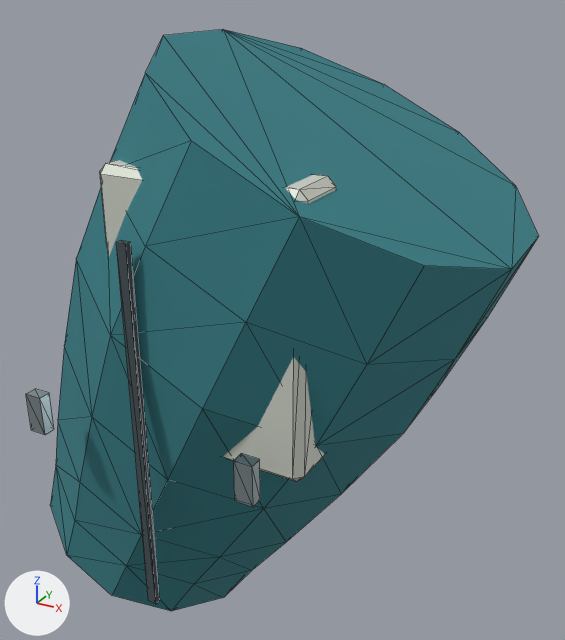
The glTF model Resource/Export/Modules/Outfit_Explorer_Male_Heavy_Sleeve_R.glb as it was, and as the next commit left it.
Camera for both pictures: a 50 mm lens placed at (-0.062, -0.336, 1.497), pointed at (-0.252, 0.011, 1.324). Arrows for +X, +Y and +Z are at lower left; the lights stay in place. The older version comes first. Mesh edges are drawn as thin lines. Vertices at exactly the same position are counted once.

Objects in the first picture: 'Outfit_Explorer_Male_Heavy_Sleeve_R'.
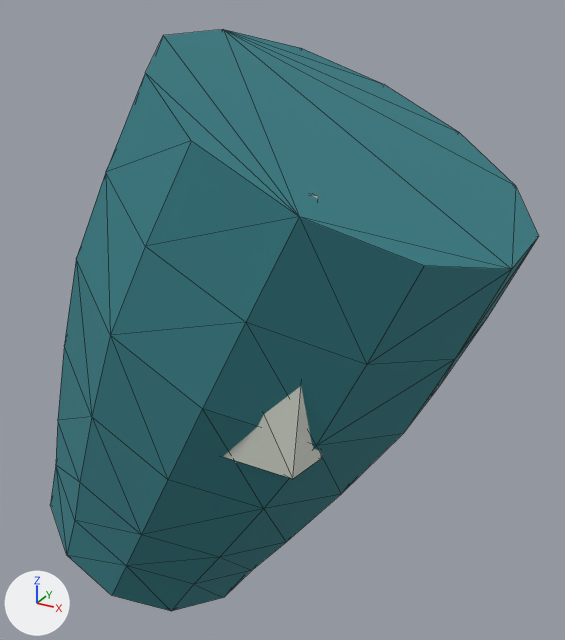
Scene script edits in JSON lines:
```json
{"block": "me_outfit_explorer_male_heavy_sleeve_r_mesh_001", "where": "# used by ob_outfit_explorer_male_heavy_sleeve_r; location = (0.0, 0.0, 0.0)"}
{"op": "remove", "block": "me_outfit_explorer_male_heavy_sleeve_r_mesh_001", "code": "me_outfit_explorer_male_heavy_sleeve_r_mesh_001.from_pydata(...)  # 132 vertices, 244 faces; spans x -0.402..-0.125, y -0.108..0.099, z 1.139..1.472"}
{"op": "add", "block": "me_outfit_explorer_male_heavy_sleeve_r_mesh_001", "code": "me_outfit_explorer_male_heavy_sleeve_r_mesh_001.from_pydata(...)  # 96 vertices, 184 faces; spans x -0.402..-0.125, y -0.099..0.099, z 1.139..1.472"}
{"block": "me_outfit_explorer_male_heavy_sleeve_r_mesh_001", "change": "me_outfit_explorer_male_heavy_sleeve_r_mesh_001 part 1: the loose piece of 8 vertices spanning x -0.326..-0.317, y -0.108..-0.102, z 1.296..1.316 is deleted"}
{"block": "me_outfit_explorer_male_heavy_sleeve_r_mesh_001", "change": "me_outfit_explorer_male_heavy_sleeve_r_mesh_001 part 2: the loose piece of 8 vertices spanning x -0.21..-0.201, y -0.108..-0.102, z 1.296..1.316 is deleted"}
{"block": "me_outfit_explorer_male_heavy_sleeve_r_mesh_001", "change": "me_outfit_explorer_male_heavy_sleeve_r_mesh_001 part 3: the loose piece of 8 vertices spanning x -0.266..-0.261, y -0.103..-0.1, z 1.212..1.399 is deleted"}
{"block": "me_outfit_explorer_male_heavy_sleeve_r_mesh_001", "change": "me_outfit_explorer_male_heavy_sleeve_r_mesh_001 part 4"}
{"block": "me_outfit_explorer_male_heavy_sleeve_r_mesh_001", "change": "15 vertices are removed from x -0.29..-0.19, y -0.086..-0.054, z 1.295..1.425"}
{"block": "me_outfit_explorer_male_heavy_sleeve_r_mesh_001", "change": "40 faces are deleted"}
{"block": "me_outfit_explorer_male_heavy_sleeve_r_mesh_001", "change": "5 vertices move within x -0.29..-0.19, y -0.086..-0.054, z 1.299..1.421"}
{"block": "me_outfit_explorer_male_heavy_sleeve_r_mesh_001", "change": "3 vertices are added at (-0.24, -0.07, 1.295), (-0.24, -0.07, 1.425), (-0.19, -0.066, 1.299)"}
{"block": "me_outfit_explorer_male_heavy_sleeve_r_mesh_001", "change": "16 new faces join them, mat_ceramic (light grey #d4d8cd)"}
{"op": "remove", "block": "me_outfit_explorer_male_heavy_sleeve_r_mesh_001", "code": "me_outfit_explorer_male_heavy_sleeve_r_mesh_001.materials.append(mat_fabric_seam)  # greyish blue #424d52"}
{"op": "remove", "block": "me_outfit_explorer_male_heavy_sleeve_r_mesh_001", "code": "me_outfit_explorer_male_heavy_sleeve_r_mesh_001.materials.append(mat_fastener_titanium)  # grey #a8b6ba"}
```

Boxes [x1, y1, x2, y2] around the edits, measured in the pictures (565 x 640 px):
```json
{"object": "Outfit_Explorer_Male_Heavy_Sleeve_R", "change": "reshaped", "before": [26, 29, 539, 611], "after": [50, 29, 539, 611]}
{"part": 1, "of": "me_outfit_explorer_male_heavy_sleeve_r_mesh_001", "change": "deleted", "before": [26, 389, 54, 435]}
{"part": 2, "of": "me_outfit_explorer_male_heavy_sleeve_r_mesh_001", "change": "deleted", "before": [234, 453, 260, 507]}
{"part": 3, "of": "me_outfit_explorer_male_heavy_sleeve_r_mesh_001", "change": "deleted", "before": [116, 241, 160, 604]}
{"part": 4, "of": "me_outfit_explorer_male_heavy_sleeve_r_mesh_001", "change": "cut back", "before": [100, 160, 336, 482], "after": [293, 194, 322, 478]}
```
